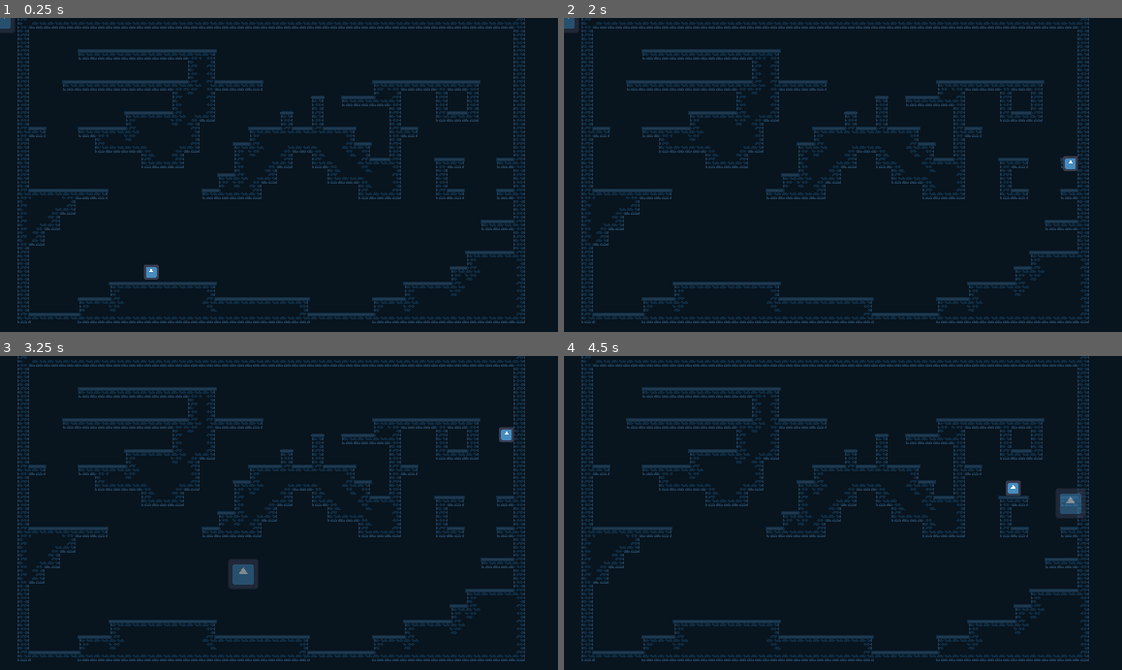
Above: before the commit, frames 1-4 (two rows, left to right).
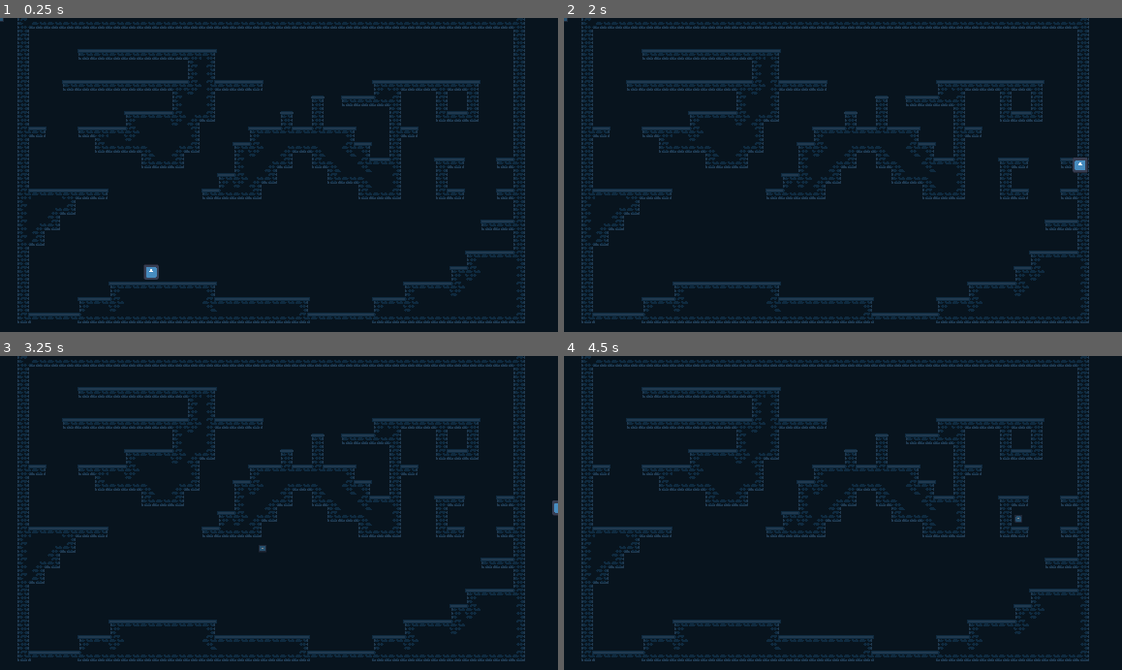
Above: after the commit, the same moments.

Repository: DerPW/godotwildjam74
Game: Godot game, scene res://scenes/main.tscn
Two runs of this game, one before a commit and one after it. Both use one fixed random seed, a clock stepped at 60 frames per second and the inputs below. The engine's default icon, where the game draws it, is replaced by a stand-in: a white triangle on a blue panel in a dark square.
Inputs:
- Up to frame 1 (0.25 s): no input
- Up to frame 2 (2 s): hold D (right) from 0.53 s (still down); tap W (up) at 0.77, 1.52 s
- Up to frame 3 (3.25 s): release D (right) at 2.03 s; hold A (left) 2.03-2.78 s; tap Enter at 2.75 s; hold D (right) from 2.78 s (still down); tap W (up) at 3.02 s
- Up to frame 4 (4.5 s): tap W (up) at 3.77 s; release D (right) at 4.28 s; hold A (left) from 4.28 s (still down)

The runs differ from the first frame. In frame 1, 0.1% of the frame differs, in the area x 0-3%, y 0-5%; in frame 2, 0.3%; in frame 3, 0.7%, in the area x 40-100%, y 22-75%; in frame 4, 0.6%.

Commit message:
fixing tile collisions

Diff:
--- a/scenes/main.tscn
+++ b/scenes/main.tscn
@@ -91,31 +91,31 @@
 0:0/0 = 0
 0:0/0/terrain_set = 0
 0:0/0/terrain = 0
-0:0/0/physics_layer_0/polygon_0/points = PackedVector2Array(-5.94412, -8, 6.03251, -8, 6.0546, 8, -6.0546, 8)
+0:0/0/physics_layer_0/polygon_0/points = PackedVector2Array(-6, -8, 6, -8, 6, 8, -6, 8)
 0:0/0/terrains_peering_bit/bottom_side = 0
 1:0/0 = 0
 1:0/0/terrain_set = 0
 1:0/0/terrain = 0
-1:0/0/physics_layer_0/polygon_0/points = PackedVector2Array(-5.94412, -8, 8, -8, 8, 3.0494, 5.98831, 3.0052, 6.0546, 8, -6.0546, 8)
+1:0/0/physics_layer_0/polygon_0/points = PackedVector2Array(-6, -8, 8, -8, 8, 3, 6, 3, 6, 8, -6, 8)
 1:0/0/terrains_peering_bit/right_side = 0
 1:0/0/terrains_peering_bit/bottom_side = 0
 2:0/0 = 0
 2:0/0/terrain_set = 0
 2:0/0/terrain = 0
-2:0/0/physics_layer_0/polygon_0/points = PackedVector2Array(-8, -8, 8, -8, 8, 3.0494, 6.01041, 3.0052, 5.96622, 8, -6.0988, 8, -6.0988, 3.0052, -8, 3.0494)
+2:0/0/physics_layer_0/polygon_0/points = PackedVector2Array(-8, -8, 8, -8, 8, 3, 6, 3, 6, 8, -6, 8, -6, 3, -8, 3)
 2:0/0/terrains_peering_bit/right_side = 0
 2:0/0/terrains_peering_bit/bottom_side = 0
 2:0/0/terrains_peering_bit/left_side = 0
 3:0/0 = 0
 3:0/0/terrain_set = 0
 3:0/0/terrain = 0
-3:0/0/physics_layer_0/polygon_0/points = PackedVector2Array(-8, -8, 5.98831, -8, 5.98831, 3.0052, 6.0546, 8, -6.0546, 8, -6.0767, 3.0494, -8, 3.0494)
+3:0/0/physics_layer_0/polygon_0/points = PackedVector2Array(-8, -8, 6, -8, 6, 8, -6, 8, -6, 3, -8, 3)
 3:0/0/terrains_peering_bit/bottom_side = 0
 3:0/0/terrains_peering_bit/left_side = 0
 8:0/0 = 0
 8:0/0/terrain_set = 0
 8:0/0/terrain = 0
-8:0/0/physics_layer_0/polygon_0/points = PackedVector2Array(-5.98831, -8, 8, -8, 8, 8, -5.96621, 8)
+8:0/0/physics_layer_0/polygon_0/points = PackedVector2Array(-6, -8, 8, -8, 8, 8, -6, 8)
 8:0/0/terrains_peering_bit/right_side = 0
 8:0/0/terrains_peering_bit/bottom_right_corner = 0
 8:0/0/terrains_peering_bit/bottom_side = 0
@@ -141,20 +141,20 @@
 11:0/0 = 0
 11:0/0/terrain_set = 0
 11:0/0/terrain = 0
-11:0/0/physics_layer_0/polygon_0/points = PackedVector2Array(-8, -8, 6.03251, -8, 6.03251, 8, -8, 8)
+11:0/0/physics_layer_0/polygon_0/points = PackedVector2Array(-8, -8, 6, -8, 6, 8, -8, 8)
 11:0/0/terrains_peering_bit/bottom_side = 0
 11:0/0/terrains_peering_bit/bottom_left_corner = 0
 11:0/0/terrains_peering_bit/left_side = 0
 0:1/0 = 0
 0:1/0/terrain_set = 0
 0:1/0/terrain = 0
-0:1/0/physics_layer_0/polygon_0/points = PackedVector2Array(5.94412, -8, 5.98831, 8, -5.98831, 8, -5.98831, -8)
+0:1/0/physics_layer_0/polygon_0/points = PackedVector2Array(-6, -8, 6, -8, 6, 8, -6, 8)
 0:1/0/terrains_peering_bit/bottom_side = 0
 0:1/0/terrains_peering_bit/top_side = 0
 1:1/0 = 0
 1:1/0/terrain_set = 0
 1:1/0/terrain = 0
-1:1/0/physics_layer_0/polygon_0/points = PackedVector2Array(-5.98831, -8, -6.0767, 8, 5.98831, 8, 5.94412, 2.96101, 8, 2.96101, 8, -8)
+1:1/0/physics_layer_0/polygon_0/points = PackedVector2Array(-6, -8, -6, 8, 6, 8, 6, 3, 8, 3, 8, -8)
 1:1/0/physics_layer_0/polygon_0/one_way = true
 1:1/0/terrains_peering_bit/right_side = 0
 1:1/0/terrains_peering_bit/bottom_side = 0
@@ -162,7 +162,7 @@
 2:1/0 = 0
 2:1/0/terrain_set = 0
 2:1/0/terrain = 0
-2:1/0/physics_layer_0/polygon_0/points = PackedVector2Array(-8, -8, 8, -8, 8, 3.0494, 5.96622, 3.0494, 5.96622, 8, -6.01041, 8, -5.96621, 2.96101, -8, 3.0052)
+2:1/0/physics_layer_0/polygon_0/points = PackedVector2Array(-8, -8, 8, -8, 8, 3, 6, 3, 6, 8, -6, 8, -6, 3, -8, 3)
 2:1/0/physics_layer_0/polygon_0/one_way = true
 2:1/0/terrains_peering_bit/right_side = 0
 2:1/0/terrains_peering_bit/bottom_side = 0
@@ -171,7 +171,7 @@
 3:1/0 = 0
 3:1/0/terrain_set = 0
 3:1/0/terrain = 0
-3:1/0/physics_layer_0/polygon_0/points = PackedVector2Array(-8, -8, 6.01041, -8, 5.96622, 3.0494, 5.96622, 8, -6.01041, 8, -5.96621, 2.96101, -8, 3.0052)
+3:1/0/physics_layer_0/polygon_0/points = PackedVector2Array(-8, -8, 6, -8, 6, 8, -6, 8, -6, 3, -8, 3)
 3:1/0/physics_layer_0/polygon_0/one_way = true
 3:1/0/terrains_peering_bit/bottom_side = 0
 3:1/0/terrains_peering_bit/left_side = 0
@@ -191,7 +191,7 @@
 7:1/0 = 0
 7:1/0/terrain_set = 0
 7:1/0/terrain = 0
-7:1/0/physics_layer_0/polygon_0/points = PackedVector2Array(-8, -8, 6.01041, -8, 6.0546, 8, -8, 8)
+7:1/0/physics_layer_0/polygon_0/points = PackedVector2Array(-8, -8, 6, -8, 6, 8, -8, 8)
 7:1/0/physics_layer_0/polygon_0/one_way = true
 7:1/0/terrains_peering_bit/bottom_side = 0
 7:1/0/terrains_peering_bit/bottom_left_corner = 0
@@ -200,7 +200,7 @@
 8:1/0 = 0
 8:1/0/terrain_set = 0
 8:1/0/terrain = 0
-8:1/0/physics_layer_0/polygon_0/points = PackedVector2Array(-5.92202, -8, 8, -8, 8, 8, -5.92202, 8)
+8:1/0/physics_layer_0/polygon_0/points = PackedVector2Array(-6, -8, 8, -8, 8, 8, -6, 8)
 8:1/0/terrains_peering_bit/right_side = 0
 8:1/0/terrains_peering_bit/bottom_right_corner = 0
 8:1/0/terrains_peering_bit/bottom_side = 0
@@ -220,7 +220,7 @@
 11:1/0 = 0
 11:1/0/terrain_set = 0
 11:1/0/terrain = 0
-11:1/0/physics_layer_0/polygon_0/points = PackedVector2Array(-8, -8, 8, -8, 8, 3.13779, 5.96622, 3.0494, 6.0546, 8, -8, 8)
+11:1/0/physics_layer_0/polygon_0/points = PackedVector2Array(-8, -8, 8, -8, 8, 3, 6, 3, 6, 8, -8, 8)
 11:1/0/terrains_peering_bit/right_side = 0
 11:1/0/terrains_peering_bit/bottom_side = 0
 11:1/0/terrains_peering_bit/bottom_left_corner = 0
@@ -230,19 +230,19 @@
 0:2/0 = 0
 0:2/0/terrain_set = 0
 0:2/0/terrain = 0
-0:2/0/physics_layer_0/polygon_0/points = PackedVector2Array(5.98831, -8, 5.94412, 3.0052, -5.98831, 3.0494, -5.98831, -8)
+0:2/0/physics_layer_0/polygon_0/points = PackedVector2Array(-6, -8, 6, -8, 6, 3, -6, 3)
 0:2/0/terrains_peering_bit/top_side = 0
 1:2/0 = 0
 1:2/0/terrain_set = 0
 1:2/0/terrain = 0
-1:2/0/physics_layer_0/polygon_0/points = PackedVector2Array(-6.0767, -8, 8, -8, 8, 3.0052, -6.0767, 3.0494)
+1:2/0/physics_layer_0/polygon_0/points = PackedVector2Array(-6, -8, 8, -8, 8, 3, -6, 3)
 1:2/0/physics_layer_0/polygon_0/one_way = true
 1:2/0/terrains_peering_bit/right_side = 0
 1:2/0/terrains_peering_bit/top_side = 0
 2:2/0 = 0
 2:2/0/terrain_set = 0
 2:2/0/terrain = 0
-2:2/0/physics_layer_0/polygon_0/points = PackedVector2Array(-8, -8, 8, -8, 8, 3.0052, -8, 3.0494)
+2:2/0/physics_layer_0/polygon_0/points = PackedVector2Array(-8, -8, 8, -8, 8, 3, -8, 3)
 2:2/0/physics_layer_0/polygon_0/one_way = true
 2:2/0/terrains_peering_bit/right_side = 0
 2:2/0/terrains_peering_bit/left_side = 0
@@ -250,14 +250,14 @@
 3:2/0 = 0
 3:2/0/terrain_set = 0
 3:2/0/terrain = 0
-3:2/0/physics_layer_0/polygon_0/points = PackedVector2Array(5.94412, 3.0494, 5.98831, -8, -8, -8, -8, 3.0052, -5.98831, 3.0494)
+3:2/0/physics_layer_0/polygon_0/points = PackedVector2Array(6, 3, 5.98831, -8, -8, -8, -8, 3)
 3:2/0/physics_layer_0/polygon_0/one_way = true
 3:2/0/terrains_peering_bit/left_side = 0
 3:2/0/terrains_peering_bit/top_side = 0
 4:2/0 = 0
 4:2/0/terrain_set = 0
 4:2/0/terrain = 0
-4:2/0/physics_layer_0/polygon_0/points = PackedVector2Array(-6.0546, -8, 8, -8, 8, 3.13779, 5.96622, 3.09359, 6.0546, 8, -6.0546, 8)
+4:2/0/physics_layer_0/polygon_0/points = PackedVector2Array(-6, -8, 8, -8, 8, 3, 6, 3, 6, 8, -6, 8)
 4:2/0/terrains_peering_bit/right_side = 0
 4:2/0/terrains_peering_bit/bottom_side = 0
 4:2/0/terrains_peering_bit/top_side = 0
@@ -265,7 +265,7 @@
 5:2/0 = 0
 5:2/0/terrain_set = 0
 5:2/0/terrain = 0
-5:2/0/physics_layer_0/polygon_0/points = PackedVector2Array(-8, -8, 8, -8, 8, 8, -6.01041, 8, -6.01041, 3.0052, -8, 3.0494)
+5:2/0/physics_layer_0/polygon_0/points = PackedVector2Array(-8, -8, 8, -8, 8, 8, -6, 8, -6, 3, -8, 3)
 5:2/0/terrains_peering_bit/right_side = 0
 5:2/0/terrains_peering_bit/bottom_right_corner = 0
 5:2/0/terrains_peering_bit/bottom_side = 0
@@ -276,7 +276,7 @@
 6:2/0 = 0
 6:2/0/terrain_set = 0
 6:2/0/terrain = 0
-6:2/0/physics_layer_0/polygon_0/points = PackedVector2Array(-8, -8, 8, -8, 8, 3.0052, 5.96622, 3.0494, 6.01041, 8, -8, 8)
+6:2/0/physics_layer_0/polygon_0/points = PackedVector2Array(-8, -8, 8, -8, 8, 3, 6, 3, 6, 8, -8, 8)
 6:2/0/terrains_peering_bit/right_side = 0
 6:2/0/terrains_peering_bit/bottom_side = 0
 6:2/0/terrains_peering_bit/bottom_left_corner = 0
@@ -287,7 +287,7 @@
 7:2/0 = 0
 7:2/0/terrain_set = 0
 7:2/0/terrain = 0
-7:2/0/physics_layer_0/polygon_0/points = PackedVector2Array(-8, -8, 6.0546, -8, 6.01041, 8, -6.01041, 8, -6.01041, 3.0052, -8, 3.0494)
+7:2/0/physics_layer_0/polygon_0/points = PackedVector2Array(-8, -8, 6, -8, 6, 8, -6, 8, -6, 3, -8, 3)
 7:2/0/terrains_peering_bit/bottom_side = 0
 7:2/0/terrains_peering_bit/left_side = 0
 7:2/0/terrains_peering_bit/top_left_corner = 0
@@ -295,7 +295,7 @@
 8:2/0 = 0
 8:2/0/terrain_set = 0
 8:2/0/terrain = 0
-8:2/0/physics_layer_0/polygon_0/points = PackedVector2Array(-8, -8, 8, -8, 8, 8, -6.0988, 8, -6.0546, 3.0494, -8, 3.09359)
+8:2/0/physics_layer_0/polygon_0/points = PackedVector2Array(-8, -8, 8, -8, 8, 8, -6, 8, -6, 3, -8, 3)
 8:2/0/terrains_peering_bit/right_side = 0
 8:2/0/terrains_peering_bit/bottom_right_corner = 0
 8:2/0/terrains_peering_bit/bottom_side = 0
@@ -327,7 +327,7 @@
 11:2/0 = 0
 11:2/0/terrain_set = 0
 11:2/0/terrain = 0
-11:2/0/physics_layer_0/polygon_0/points = PackedVector2Array(-8, -8, 5.96622, -8, 6.0546, 8, -8, 8)
+11:2/0/physics_layer_0/polygon_0/points = PackedVector2Array(-8, -8, 6, -8, 6, 8, -8, 8)
 11:2/0/terrains_peering_bit/bottom_side = 0
 11:2/0/terrains_peering_bit/bottom_left_corner = 0
 11:2/0/terrains_peering_bit/left_side = 0
@@ -336,31 +336,31 @@
 0:3/0 = 0
 0:3/0/terrain_set = 0
 0:3/0/terrain = 0
-0:3/0/physics_layer_0/polygon_0/points = PackedVector2Array(-8, -8, 8, -8, 8, -3.97748, 6.0546, -4.06586, 6.01041, 2.96101, -6.01041, 3.0494, -6.0988, -3.97748, -8, -3.93328)
+0:3/0/physics_layer_0/polygon_0/points = PackedVector2Array(-8, -8, 8, -8, 8, -4, 6, -4, 6, 3, -6, 3, -6, -4, -8, -4)
 0:3/0/physics_layer_0/polygon_0/one_way = true
 1:3/0 = 0
 1:3/0/terrain_set = 0
 1:3/0/terrain = 0
-1:3/0/physics_layer_0/polygon_0/points = PackedVector2Array(-8, -8, 8, -8, 8, 2.96101, -6.98268, 3.0052, -7.02687, -4.02167, -8, -4.02167)
+1:3/0/physics_layer_0/polygon_0/points = PackedVector2Array(-8, -8, 8, -8, 8, 3, -7, 3, -7, -4, -8, -4)
 1:3/0/physics_layer_0/polygon_0/one_way = true
 1:3/0/terrains_peering_bit/right_side = 0
 2:3/0 = 0
 2:3/0/terrain_set = 0
 2:3/0/terrain = 0
-2:3/0/physics_layer_0/polygon_0/points = PackedVector2Array(-8, -8, 8, -8, 8, 3.0052, -8, 3.0494)
+2:3/0/physics_layer_0/polygon_0/points = PackedVector2Array(-8, -8, 8, -8, 8, 3, -8, 3)
 2:3/0/physics_layer_0/polygon_0/one_way = true
 2:3/0/terrains_peering_bit/right_side = 0
 2:3/0/terrains_peering_bit/left_side = 0
 3:3/0 = 0
 3:3/0/terrain_set = 0
 3:3/0/terrain = 0
-3:3/0/physics_layer_0/polygon_0/points = PackedVector2Array(-8, -8, 8, -8, 8, -3.84489, 7.02687, -3.88909, 7.07107, 2.96101, -8, 3.0494)
+3:3/0/physics_layer_0/polygon_0/points = PackedVector2Array(-8, -8, 8, -8, 8, -4, 7, -4, 7, 3, -8, 3)
 3:3/0/physics_layer_0/polygon_0/one_way = true
 3:3/0/terrains_peering_bit/left_side = 0
 4:3/0 = 0
 4:3/0/terrain_set = 0
 4:3/0/terrain = 0
-4:3/0/physics_layer_0/polygon_0/points = PackedVector2Array(-8, -8, 8, -8, 8, 3.09359, 6.01041, 3.09359, 6.01041, 8, -8, 8)
+4:3/0/physics_layer_0/polygon_0/points = PackedVector2Array(-8, -8, 8, -8, 8, 3, 6, 3, 6, 8, -8, 8)
 4:3/0/physics_layer_0/polygon_0/one_way = true
 4:3/0/terrains_peering_bit/right_side = 0
 4:3/0/terrains_peering_bit/bottom_side = 0
@@ -370,7 +370,7 @@
 5:3/0 = 0
 5:3/0/terrain_set = 0
 5:3/0/terrain = 0
-5:3/0/physics_layer_0/polygon_0/points = PackedVector2Array(-8, -8, 8, -8, 8, 3.0494, -8, 3.09359)
+5:3/0/physics_layer_0/polygon_0/points = PackedVector2Array(-8, -8, 8, -8, 8, 3, -8, 3)
 5:3/0/physics_layer_0/polygon_0/one_way = true
 5:3/0/terrains_peering_bit/right_side = 0
 5:3/0/terrains_peering_bit/left_side = 0
@@ -379,7 +379,7 @@
 6:3/0 = 0
 6:3/0/terrain_set = 0
 6:3/0/terrain = 0
-6:3/0/physics_layer_0/polygon_0/points = PackedVector2Array(-8, -8, 8, -8, 8, 3.0494, -8, 3.09359)
+6:3/0/physics_layer_0/polygon_0/points = PackedVector2Array(-8, -8, 8, -8, 8, 3, -8, 3)
 6:3/0/physics_layer_0/polygon_0/one_way = true
 6:3/0/terrains_peering_bit/right_side = 0
 6:3/0/terrains_peering_bit/left_side = 0
@@ -388,7 +388,7 @@
 7:3/0 = 0
 7:3/0/terrain_set = 0
 7:3/0/terrain = 0
-7:3/0/physics_layer_0/polygon_0/points = PackedVector2Array(-8, -8, 8, -8, 8, 8, -6.01041, 8, -6.0546, 3.0494, -8, 3.0494)
+7:3/0/physics_layer_0/polygon_0/points = PackedVector2Array(-8, -8, 8, -8, 8, 8, -6, 8, -6, 3, -8, 3)
 7:3/0/physics_layer_0/polygon_0/one_way = true
 7:3/0/terrains_peering_bit/right_side = 0
 7:3/0/terrains_peering_bit/bottom_right_corner = 0
@@ -398,14 +398,14 @@
 8:3/0 = 0
 8:3/0/terrain_set = 0
 8:3/0/terrain = 0
-8:3/0/physics_layer_0/polygon_0/points = PackedVector2Array(-6.01041, -8, 8, -8, 8, 3.0494, -6.01041, 2.96101)
+8:3/0/physics_layer_0/polygon_0/points = PackedVector2Array(-6, -8, 8, -8, 8, 3, -6, 3)
 8:3/0/terrains_peering_bit/right_side = 0
 8:3/0/terrains_peering_bit/top_side = 0
 8:3/0/terrains_peering_bit/top_right_corner = 0
 9:3/0 = 0
 9:3/0/terrain_set = 0
 9:3/0/terrain = 0
-9:3/0/physics_layer_0/polygon_0/points = PackedVector2Array(-8, -8, 8, -8, 8, 3.0052, -8, 3.09359)
+9:3/0/physics_layer_0/polygon_0/points = PackedVector2Array(-8, -8, 8, -8, 8, 3, -8, 3)
 9:3/0/terrains_peering_bit/right_side = 0
 9:3/0/terrains_peering_bit/left_side = 0
 9:3/0/terrains_peering_bit/top_left_corner = 0
@@ -414,7 +414,7 @@
 10:3/0 = 0
 10:3/0/terrain_set = 0
 10:3/0/terrain = 0
-10:3/0/physics_layer_0/polygon_0/points = PackedVector2Array(-8, -8, 8, -8, 8, 3.0494, 6.0988, 3.0494, 6.14299, 8, -6.01041, 8, -6.0546, 3.0494, -8, 3.09359)
+10:3/0/physics_layer_0/polygon_0/points = PackedVector2Array(-8, -8, 8, -8, 8, 3, 6, 3, 6, 8, -6, 8, -6, 3, -8, 3)
 10:3/0/terrains_peering_bit/right_side = 0
 10:3/0/terrains_peering_bit/bottom_side = 0
 10:3/0/terrains_peering_bit/left_side = 0
@@ -424,14 +424,14 @@
 11:3/0 = 0
 11:3/0/terrain_set = 0
 11:3/0/terrain = 0
-11:3/0/physics_layer_0/polygon_0/points = PackedVector2Array(-8, -8, 6.0546, -8, 6.0546, 2.91682, -8, 3.0052)
+11:3/0/physics_layer_0/polygon_0/points = PackedVector2Array(-8, -8, 6, -8, 6, 3, -8, 3)
 11:3/0/terrains_peering_bit/left_side = 0
 11:3/0/terrains_peering_bit/top_left_corner = 0
 11:3/0/terrains_peering_bit/top_side = 0
 4:0/0 = 0
 4:0/0/terrain_set = 0
 4:0/0/terrain = 0
-4:0/0/physics_layer_0/polygon_0/points = PackedVector2Array(-8, -8, 8, -8, 8, 3.0494, 6.01041, 2.96101, 6.01041, 8, -6.0546, 8, -6.01041, 3.0052, -8, 3.0052)
+4:0/0/physics_layer_0/polygon_0/points = PackedVector2Array(-8, -8, 8, -8, 8, 3, 6.01041, 2.96101, 6, 8, -6, 8, -6, 3, -8, 3.0052)
 4:0/0/terrains_peering_bit/right_side = 0
 4:0/0/terrains_peering_bit/bottom_side = 0
 4:0/0/terrains_peering_bit/left_side = 0
@@ -440,7 +440,7 @@
 4:1/0 = 0
 4:1/0/terrain_set = 0
 4:1/0/terrain = 0
-4:1/0/physics_layer_0/polygon_0/points = PackedVector2Array(-6.0988, -8, 8, -8, 8, 8, -6.0546, 8)
+4:1/0/physics_layer_0/polygon_0/points = PackedVector2Array(-6, -8, 8, -8, 8, 8, -6, 8)
 4:1/0/physics_layer_0/polygon_0/one_way = true
 4:1/0/terrains_peering_bit/right_side = 0
 4:1/0/terrains_peering_bit/bottom_right_corner = 0
@@ -461,7 +461,7 @@
 5:0/0 = 0
 5:0/0/terrain_set = 0
 5:0/0/terrain = 0
-5:0/0/physics_layer_0/polygon_0/points = PackedVector2Array(-8, -8, 8, -8, 8, 8, -6.0546, 8, -6.0546, 3.0494, -8, 3.09359)
+5:0/0/physics_layer_0/polygon_0/points = PackedVector2Array(-8, -8, 8, -8, 8, 8, -6, 8, -6, 3, -8, 3)
 5:0/0/terrains_peering_bit/right_side = 0
 5:0/0/terrains_peering_bit/bottom_right_corner = 0
 5:0/0/terrains_peering_bit/bottom_side = 0
@@ -469,7 +469,7 @@
 6:0/0 = 0
 6:0/0/terrain_set = 0
 6:0/0/terrain = 0
-6:0/0/physics_layer_0/polygon_0/points = PackedVector2Array(-8, -8, 8, -8, 8, 2.96101, 5.96622, 3.0052, 5.96622, 8, -8, 8)
+6:0/0/physics_layer_0/polygon_0/points = PackedVector2Array(-8, -8, 8, -8, 8, 3, 6, 3, 6, 8, -8, 8)
 6:0/0/terrains_peering_bit/right_side = 0
 6:0/0/terrains_peering_bit/bottom_side = 0
 6:0/0/terrains_peering_bit/bottom_left_corner = 0
@@ -477,7 +477,7 @@
 7:0/0 = 0
 7:0/0/terrain_set = 0
 7:0/0/terrain = 0
-7:0/0/physics_layer_0/polygon_0/points = PackedVector2Array(-8, -8, 8, -8, 8, 3.0494, 6.01041, 3.0052, 6.0988, 8, -6.0546, 8, -6.01041, 3.0494, -8, 3.0494)
+7:0/0/physics_layer_0/polygon_0/points = PackedVector2Array(-8, -8, 8, -8, 8, 3, 6, 3, 6, 8, -6, 8, -6, 3, -8, 3)
 7:0/0/terrains_peering_bit/right_side = 0
 7:0/0/terrains_peering_bit/bottom_side = 0
 7:0/0/terrains_peering_bit/left_side = 0
@@ -514,3 +514,4 @@
 follower = NodePath("../Ghost")
 
 [node name="Ghost" parent="." instance=ExtResource("3_ssqcd")]
+scale = Vector2(0.125, 0.125)
